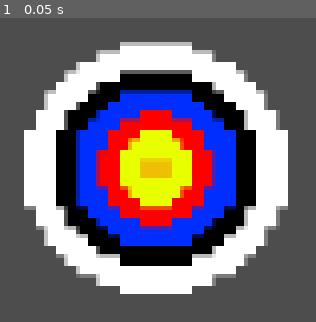
Above: before the commit, frame 1.
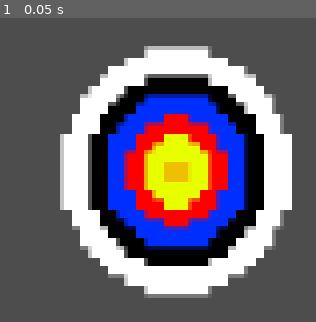
Above: after the commit, the same moment.

Repository: All5LightsAreOnAndWeGoGreenIn2050/thirteendigitech
Game: Godot game, scene res://scenes/target.tscn
The game is run twice, just before and just after one commit, with the same random seed, the same clock (stepped at 60 frames per second) and the same inputs. This scene is started directly instead of the project's main scene.
Inputs:
- Up to frame 1 (0.05 s): no input

The runs differ from the first frame. In frame 1, 38% of the frame differs, in the area x 7-93%, y 7-93%.

Commit message:
archery target

Diff:
--- a/sports-game/scenes/target.tscn
+++ b/sports-game/scenes/target.tscn
@@ -7,6 +7,6 @@
 script = ExtResource("1_b5a2r")
 
 [node name="Sprite2D" type="Sprite2D" parent="." unique_id=1514891660]
-position = Vector2(386, 207)
-scale = Vector2(6.3125, 5.8125)
+position = Vector2(399, 208.5)
+scale = Vector2(5.5, 5.71875)
 texture = ExtResource("2_nlbrr")
--- a/sports-game/scripts/archery_player.gd
+++ b/sports-game/scripts/archery_player.gd
@@ -12,3 +12,12 @@
 
 var can_fire: bool = true
 var current_target: Node2D = null
+
+func _ready() -> void:
+	cooldown_timer.wait_time = arrow_cooldown
+	cooldown_timer.one_shot = true
+	cooldown_timer.timeout.connect(cooldown_finished)
+
+
+func cooldown_finished() -> void:
+	can_fire = true
--- a/sports-game/scripts/target.gd
+++ b/sports-game/scripts/target.gd
@@ -1,11 +1,56 @@
 extends Node2D
 
+# Emitted when an arrow hits or misses the target
+signal hit(points: int, shooter: String)
 
-# Called when the node enters the scene tree for the first time.
-func _ready() -> void:
-	pass # Replace with function body.
+const outer_radius: float = 16.0
+const rings_points := [
+	{ "radius": 16.0, "points": 10 }, # White
+	{ "radius": 12.5, "points": 20 }, # Black
+	{ "radius": 9.5, "points": 50 }, # Blue
+	{ "radius": 6.5, "points": 60 }, # Red
+	{ "radius": 4.0, "points": 75 }, # Yellow
+	{ "radius": 2.0, "points": 100 }, # Gold
+]
 
+@onready var target_sprite: Sprite2D = $Sprite2D
 
-# Called every frame. 'delta' is the elapsed time since the previous frame.
-func _process(delta: float) -> void:
-	pass
+# Detects how much points the player should get
+func try_hit_target(arrow_global_position: Vector2, shooter: String) -> bool:
+	var local_position = to_local(arrow_global_position)
+	var distance := local_position.length()
+
+	if distance > outer_radius:
+		emit_signal("hit", 0, shooter)
+		return false
+
+	var points: int = 10
+	for i in range(rings_points.size() -1, -1, -1):
+		if distance <= rings_points[i]["radius"]:
+			points = rings_points[i]["points"]
+			break
+
+	emit_signal("hit", points, shooter)
+	play_hit_signal(points)
+	return true
+
+# Hit signal
+func play_hit_signal(points: int) -> void:
+	var tween = create_tween()
+	tween.tween_property(target_sprite, "scale", Vector2(1.18, 1.18), 0.07)
+	tween.tween_property(target_sprite, "scale", Vector2(1.0, 1.0), 0.13)
+	popup_score(points)
+
+# Animation effects
+func popup_score(points: int) -> void:
+	if points == 0:
+		return
+	var label = Label.new()
+	label.text = "+%d" % points
+	label.add_theme_font_size_override("font_size", 22)
+	label.position = Vector2(-18, - (outer_radius +12))
+	add_child(label)
+	var tween = create_tween()
+	tween.tween_property(label, "position", label.position + Vector2(0, -45), 0.9)
+	tween.parallel().tween_property(label, "modulate:a", 0.0, 0.9)
+	tween.tween_callback(label.queue_free)
